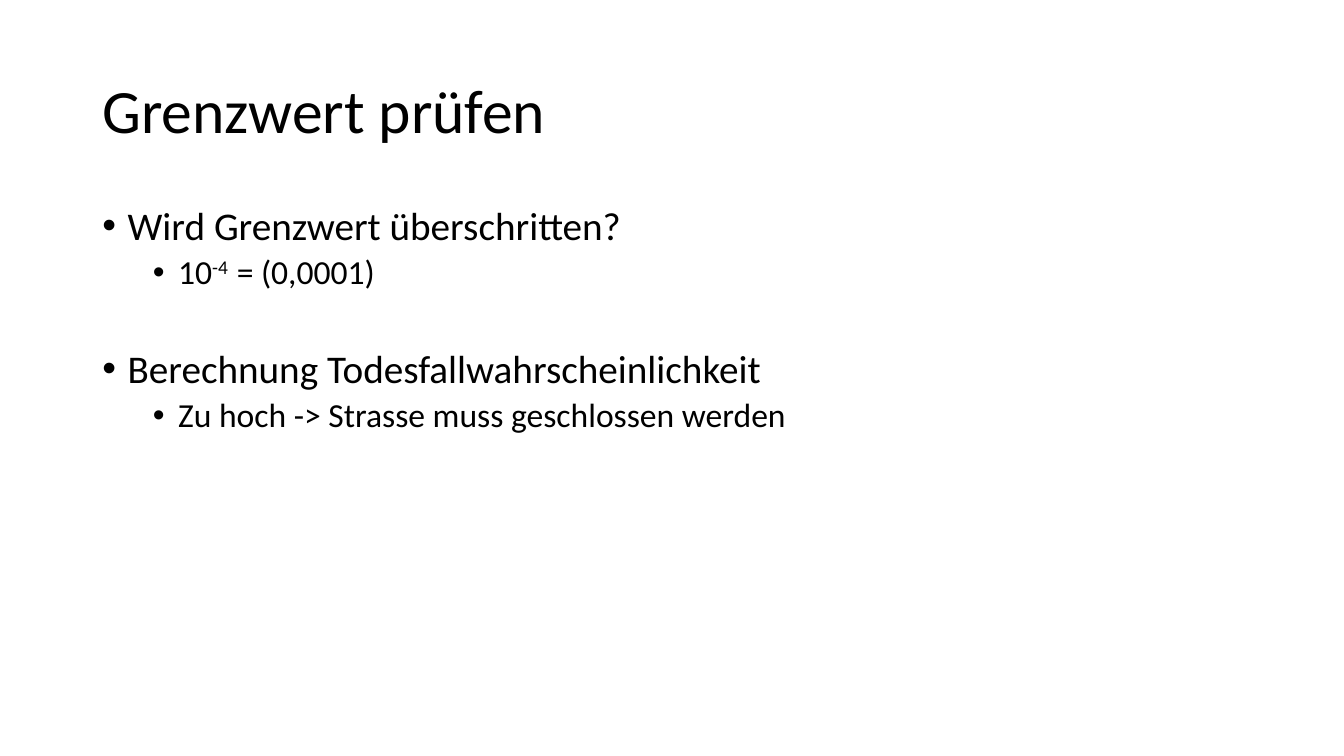
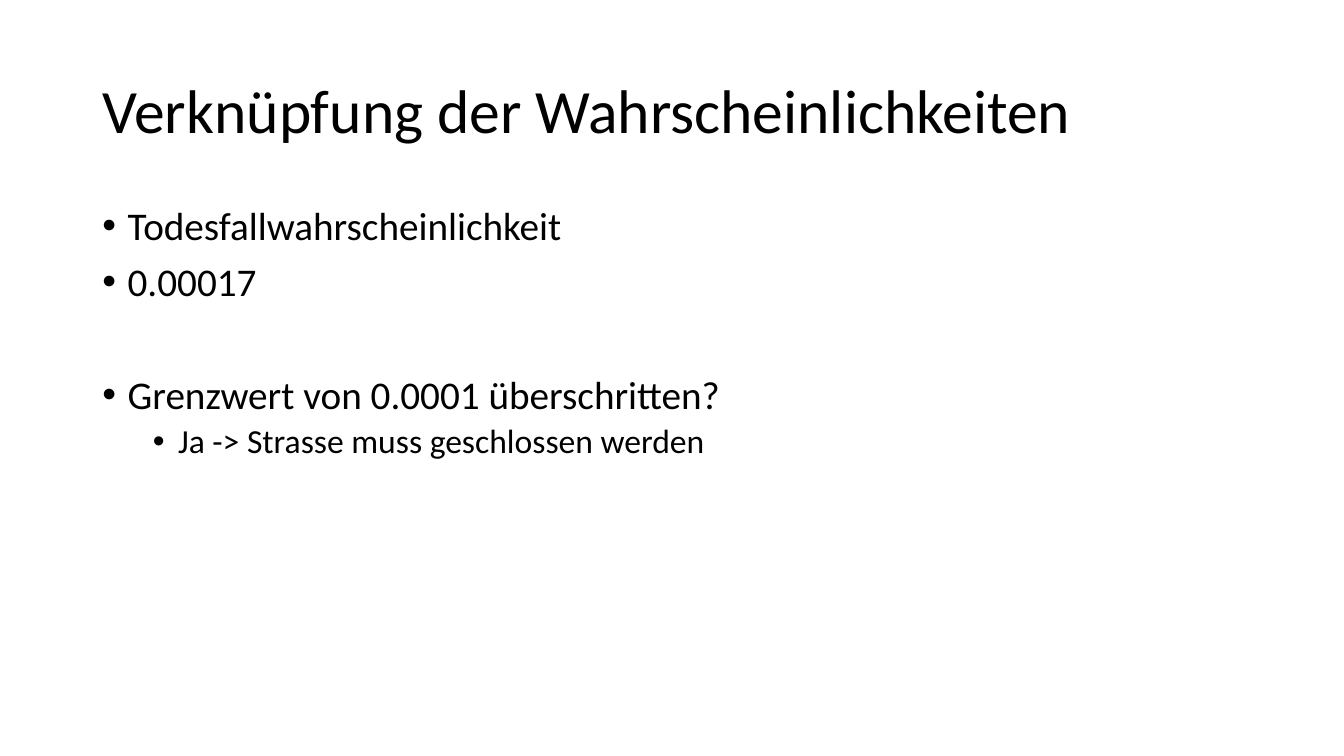
Before and after one commit to tmandelz/Steinschlag-Wahrscheinlichkeit, a slide deck: slide 3 of Präsentation/Teil Julia.pptx (slide 2 before the commit). Drawn at 1344x756 pixels with LibreOffice and Linux fonts; fonts in the diff are those of the drawing. Boxes give left, top, right and bottom in pixels: in the first picture for what was removed or moved away, otherwise in the second. Text is boxed around its words. In the diff, an @@ line names an element or a change of style, - is before the commit and + after.

Commit message:
update

```diff
--- a/Präsentation/Teil Julia.pptx
+++ b/Präsentation/Teil Julia.pptx
@@ title at (102,90,1071,144): text changed @@
-Grenzwert prüfen
+Verknüpfung der Wahrscheinlichkeiten
@@ text at (128,212,720,459): text changed @@
-• Wird Grenzwert überschritten?
-  • 10-4 = (0,0001)
-• Berechnung Todesfallwahrscheinlichkeit
-  • Zu hoch -> Strasse muss geschlossen werden
+• Todesfallwahrscheinlichkeit
+• 0.00017
+• Grenzwert von 0.0001 überschritten?
+  • Ja -> Strasse muss geschlossen werden
```
Also in this commit, not shown: 2 other slides changed, 1 slide added.
